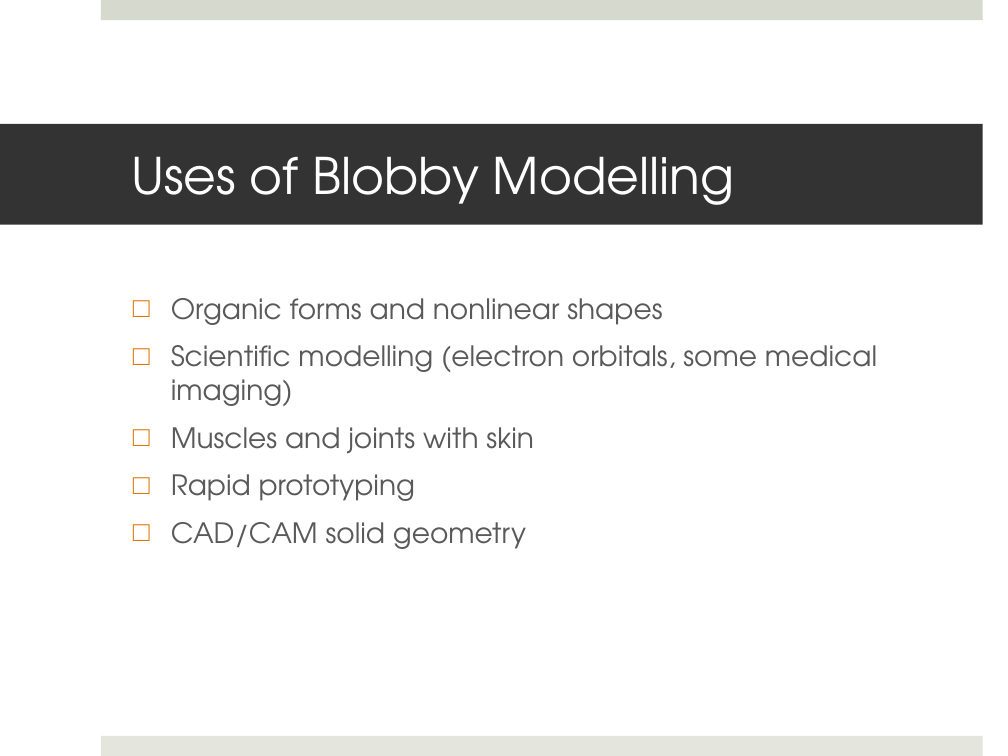
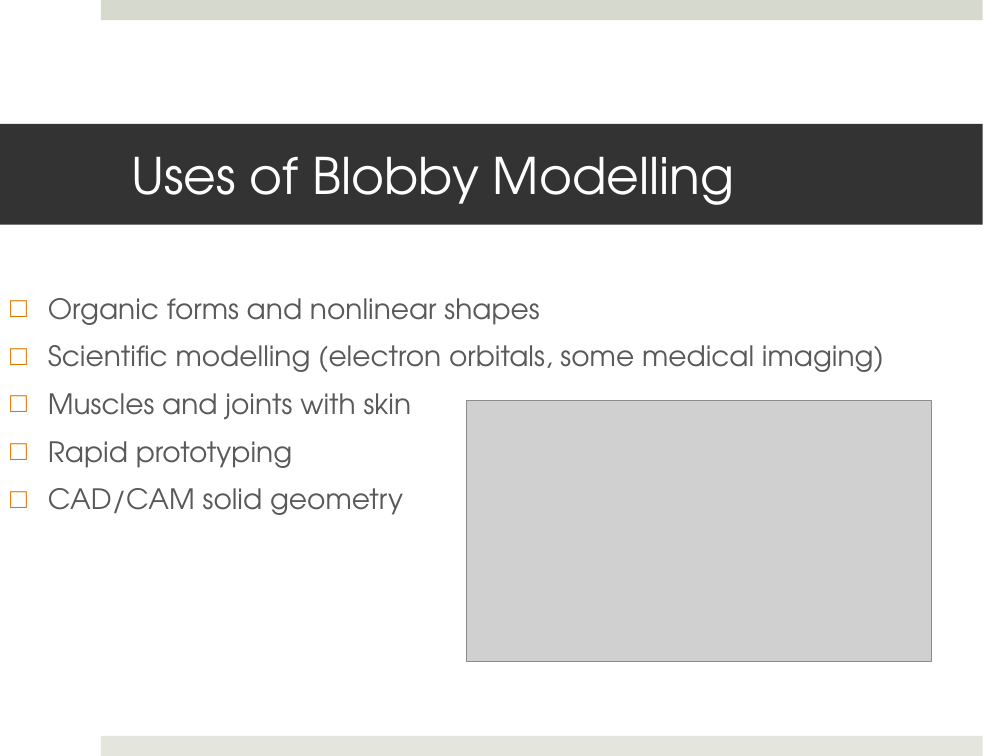
Before and after one commit to shaffer1/UIllinois_Rendering, a slide deck: slide 7 of Lecture 37 - Implicits.pptx (slide 8 before the commit). Drawn at 1008x756 pixels with LibreOffice and Linux fonts; fonts in the diff are those of the drawing; grey boxes stand for pictures. Boxes give left, top, right and bottom in pixels: in the first picture for what was removed or moved away, otherwise in the second. Text is boxed around its words. In the diff, an @@ line names an element or a change of style, - is before the commit and + after.

```diff
--- a/Lecture 37 - Implicits.pptx
+++ b/Lecture 37 - Implicits.pptx
@@ text "Organic forms and nonlinear shapes" rewrapped from (171, 298, 877, 549) to (48, 298, 884, 515) @@
@@ picture added at (467, 400, 931, 661) @@
```
Also in this commit, not shown: 2 other slides changed, 1 slide added, 2 slides removed.
